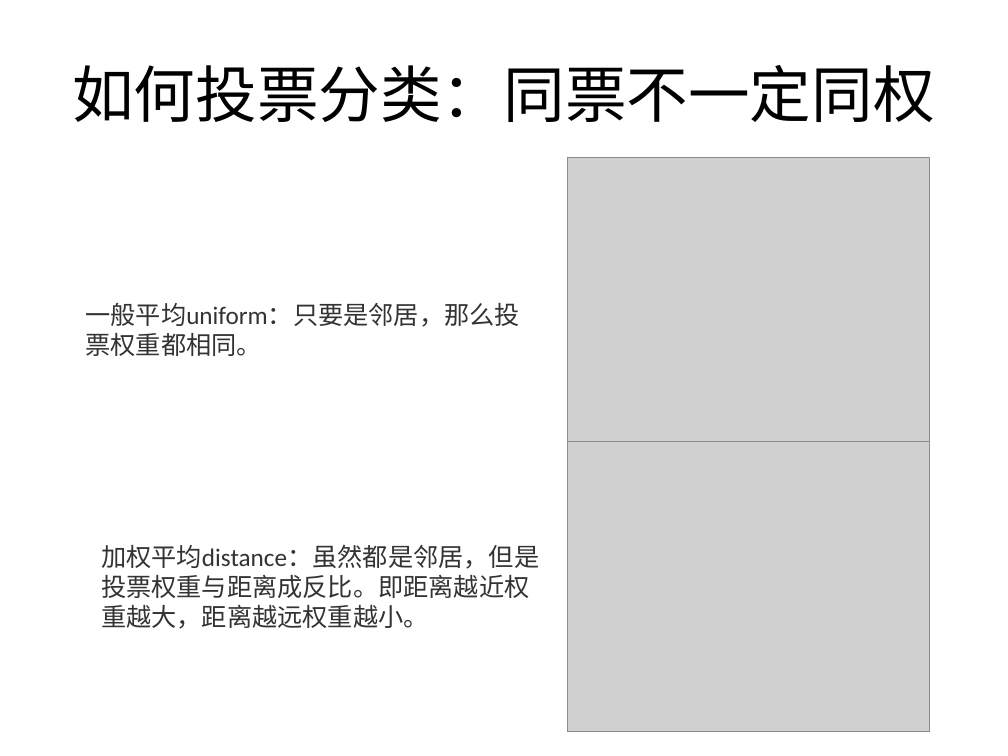
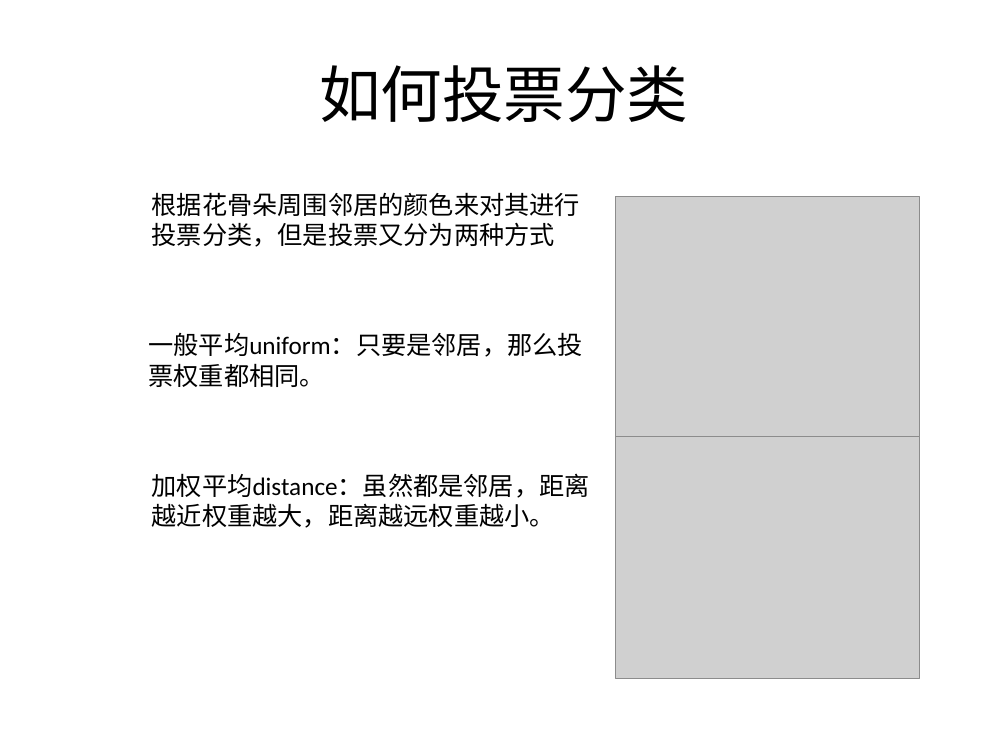
Before and after one commit to BattalionCommander/Python, a slide deck: slide 7 of cls_23聚类算法.pptx (slide 6 before the commit). Drawn at 1008x756 pixels with LibreOffice and Linux fonts; fonts in the diff are those of the drawing; grey boxes stand for pictures; background and template pictures are left out. Boxes give left, top, right and bottom in pixels: in the first picture for what was removed or moved away, otherwise in the second. Text is boxed around its words. In the diff, an @@ line names an element or a change of style, - is before the commit and + after.

```diff
--- a/cls_23聚类算法.pptx
+++ b/cls_23聚类算法.pptx
@@ title at <box>319,65,689,122</box>: text changed @@
-如何投票分类：同票不一定同权
+如何投票分类
@@ text added at <box>152,192,580,247</box>, 18 pt, text #000000 @@
+根据花骨朵周围邻居的颜色来对其进行投票分类，但是投票又分为两种方式
@@ picture: place and size @@
-picture at <box>568,158,930,444</box>
+picture at <box>616,197,919,436</box>
@@ text "一般平均uniform：只要是邻居，那么投票权重都相同。": place and size @@
-text "一般平均uniform：只要是邻居，那么投票权重都相同。" at <box>85,303,519,356</box>
+text "一般平均uniform：只要是邻居，那么投票权重都相同。" at <box>148,332,582,387</box>
@@ text "一般平均uniform：只要是邻居，那么投票权重都相同。" at <box>148,332,582,387</box>: text colour #333333 to #000000 @@
@@ picture: place and size @@
-picture at <box>568,442,930,732</box>
+picture at <box>616,436,919,679</box>
@@ text at <box>152,473,590,528</box>: text changed; text colour #333333 to #000000 @@
-加权平均distance：虽然都是邻居，但是投票权重与距离成反比。即距离越近权重越大，距离越远权重越小。
+加权平均distance：虽然都是邻居，距离越近权重越大，距离越远权重越小。
```
Also in this commit, not shown: 3 other slides changed, 7 slides added, 9 slides removed, 4 other files.
